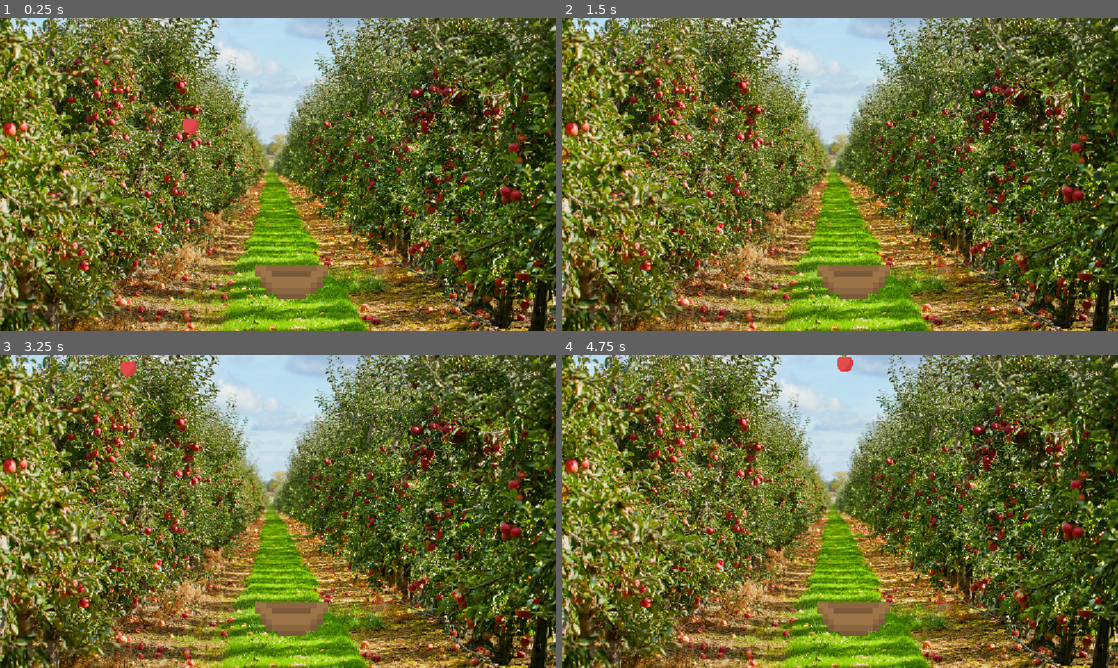
Above: before the commit, frames 1-4 (two rows, left to right).
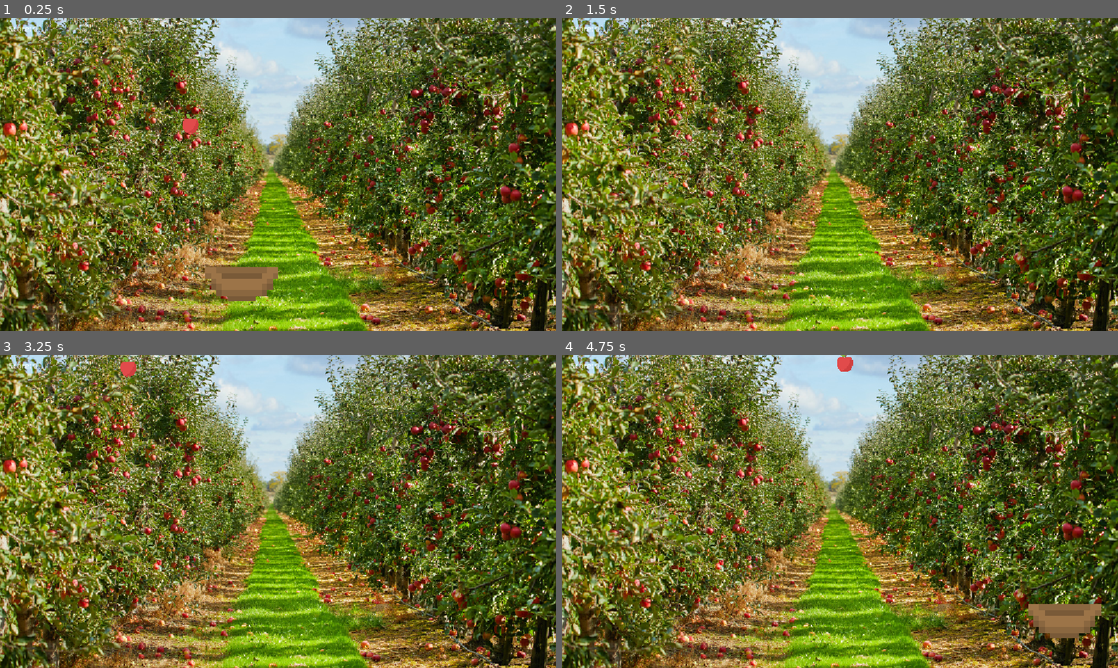
Above: after the commit, the same moments.

Repository: tinnedanchovies/godot-apple-basket
Game: Godot game, scene res://level_1.tscn
Two runs of this game, one before a commit and one after it. Both use one fixed random seed, a clock stepped at 60 frames per second and the inputs below. The project has no main scene, so this scene is started directly.
Inputs:
- Up to frame 1 (0.25 s): no input
- Up to frame 2 (1.5 s): hold Right 0.53-1.28 s; tap Enter at 1.25 s; hold Left from 1.28 s (still down)
- Up to frame 3 (3.25 s): release Left at 2.03 s; hold Right from 2.03 s (still down)
- Up to frame 4 (4.75 s): release Right at 3.53 s; hold Left from 3.53 s (still down)

The runs differ from the first frame. In frame 1, 1.8% of the frame differs, in the area x 36-59%, y 78-91%; in frame 2, 1.2%; in frame 3, 1.2%; in frame 4, 2.3%, in the area x 45-97%, y 78-91%.
Error before the commit: Parse Error: Variable "score" has the same name as a previously declared variable. (res://basket2.gd:8)

Commit message:
working score board

Diff:
--- a/godot-apple-dropper/apple2.gd
+++ b/godot-apple-dropper/apple2.gd
@@ -14,11 +14,3 @@
 			position.y = 0
 			position.x = randi_range(0, 1500)
 			velocity.y = 200
-
-
-#func _on_basket_body_entered(body: Node2D) -> void:
-	#if body.name == "Apple":
-		#position.y = 0
-		#position.x = randi_range(0, 1500)
-		#velocity.y = 200
-		#Globals.score = Globals.score + 1
--- a/godot-apple-dropper/basket2.gd
+++ b/godot-apple-dropper/basket2.gd
@@ -1,11 +1,12 @@
 extends Area2D
 
-var score = 0
+var score_board
 
 func _ready():
 	position = Vector2(500, 550)
+	score_board = get_node("/root/level_1/score_board/score")
 
-var score = 0
+
 
 func _process(delta):
 	if Input.is_key_pressed(KEY_RIGHT):
@@ -15,8 +16,7 @@
 		position.x = position.x - 30
 
 func _on_body_entered(body: Node2D) -> void:
-	if body.name == "ppple":
+	if body.name == "Apple":
 		print("it's just an apple")
-
-	Globals.score = Globals.score + 1
-	score_board.text = str(Globals.score)
+		Globals.score = Globals.score + 1
+		score_board.text = str(Globals.score)
--- a/godot-apple-dropper/level_1.tscn
+++ b/godot-apple-dropper/level_1.tscn
@@ -23,5 +23,3 @@
 offset_top = 10.0
 offset_right = 17.0
 offset_bottom = 10.0
-
-[connection signal="body_entered" from="Basket" to="Apple" method="_on_basket_body_entered"]
